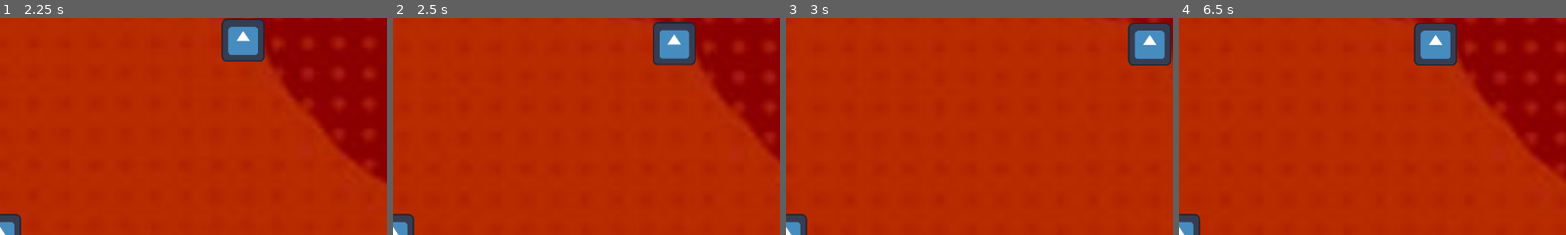
Above: before the commit, frames 1-4 (left to right).
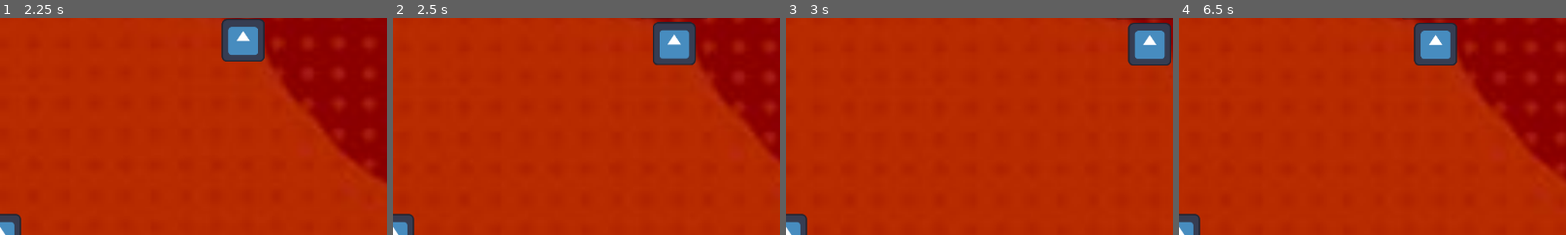
Above: after the commit, the same moments.

Repository: MarkusSecundus/GlobalJam_2026
Game: Godot game, scene res://maps/test_map.tscn
The game is run twice, just before and just after one commit, with the same random seed, the same clock (stepped at 60 frames per second) and the same inputs. The engine's default icon, where the game draws it, is replaced by a stand-in: a white triangle on a blue panel in a dark square.
Inputs:
- Up to frame 1 (2.25 s): tap Enter at 0.5 s; hold W (Up) 0.53-2.03 s; hold A (Left) from 2.03 s (still down)
- Up to frame 2 (2.5 s): keep holding A (Left)
- Up to frame 3 (3 s): keep holding A (Left)
- Up to frame 4 (6.5 s): tap Space at 3.5 s; release A (Left) at 3.53 s; hold S (Down) 3.53-4.28 s; hold D (Right) 4.28-5.03 s; hold W (Up) 5.03-5.78 s; hold D (Right) from 5.78 s (still down)
The pictures show only the part of the screen within x 50-100%, y 0-50%; the shares and areas given below are measured in that part.

Frame 1 is identical in both runs. In frame 2, less than 0.1% of the frame differs, in the area x 64-82%, y 0-1%; in frame 3, 0.1%; in frame 4, 0.2%, in the area x 57-75%, y 0-1%.

Commit message:
make script beterererer

Diff:
--- a/scripts/map/infection_point.gd
+++ b/scripts/map/infection_point.gd
@@ -1,26 +1,27 @@
 extends Node2D
 
 @export var time_to_infect_sec: float = 5
+@export var progress_loss_sec: float = 2
 var is_player_inside: bool = false
+
+@onready var progress_bar: ProgressBar = $ProgressBar
 
 # Called when the node enters the scene tree for the first time.
 func _ready() -> void:
-	$ProgressBar.hide()
 	pass # Replace with function body.
 
 # Called every frame. 'delta' is the elapsed time since the previous frame.
 func _process(delta: float) -> void:
 	if (is_player_inside):
-		$ProgressBar.value += (100 * delta) / time_to_infect_sec
+		progress_bar.value += (100 * delta) / time_to_infect_sec
+	else:
+		progress_bar.value -= (100 * delta) / progress_loss_sec
 	pass
 
 func _on_area_2d_body_entered(body: Node2D) -> void:
 	if (body.name == "Player"):
 		is_player_inside = true
-		$ProgressBar.value = 0
-		$ProgressBar.show()
 
 func _on_area_2d_body_exited(body: Node2D) -> void:
 	if (body.name == "Player"):
 		is_player_inside = false
-		$ProgressBar.hide()
